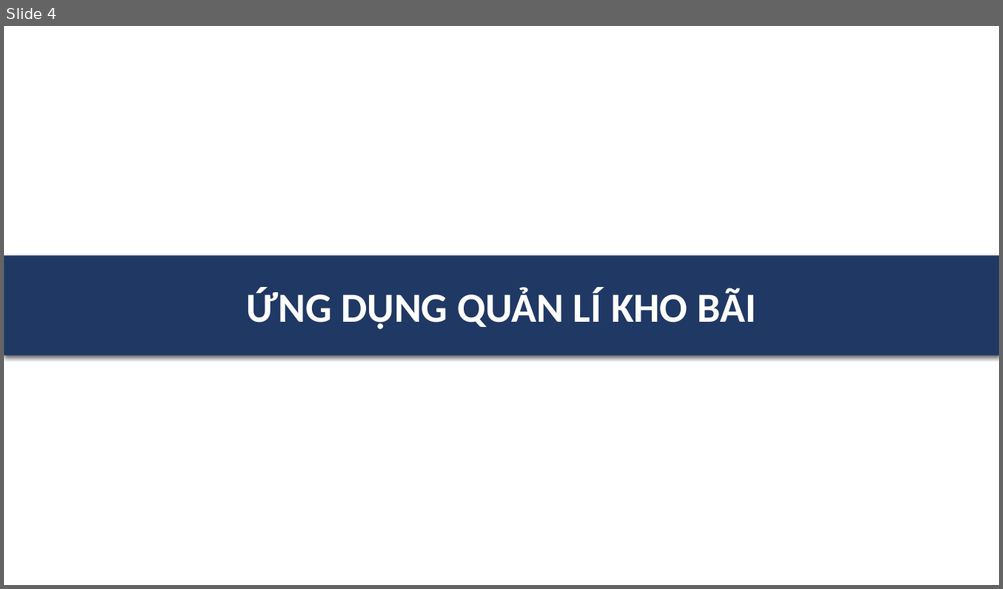
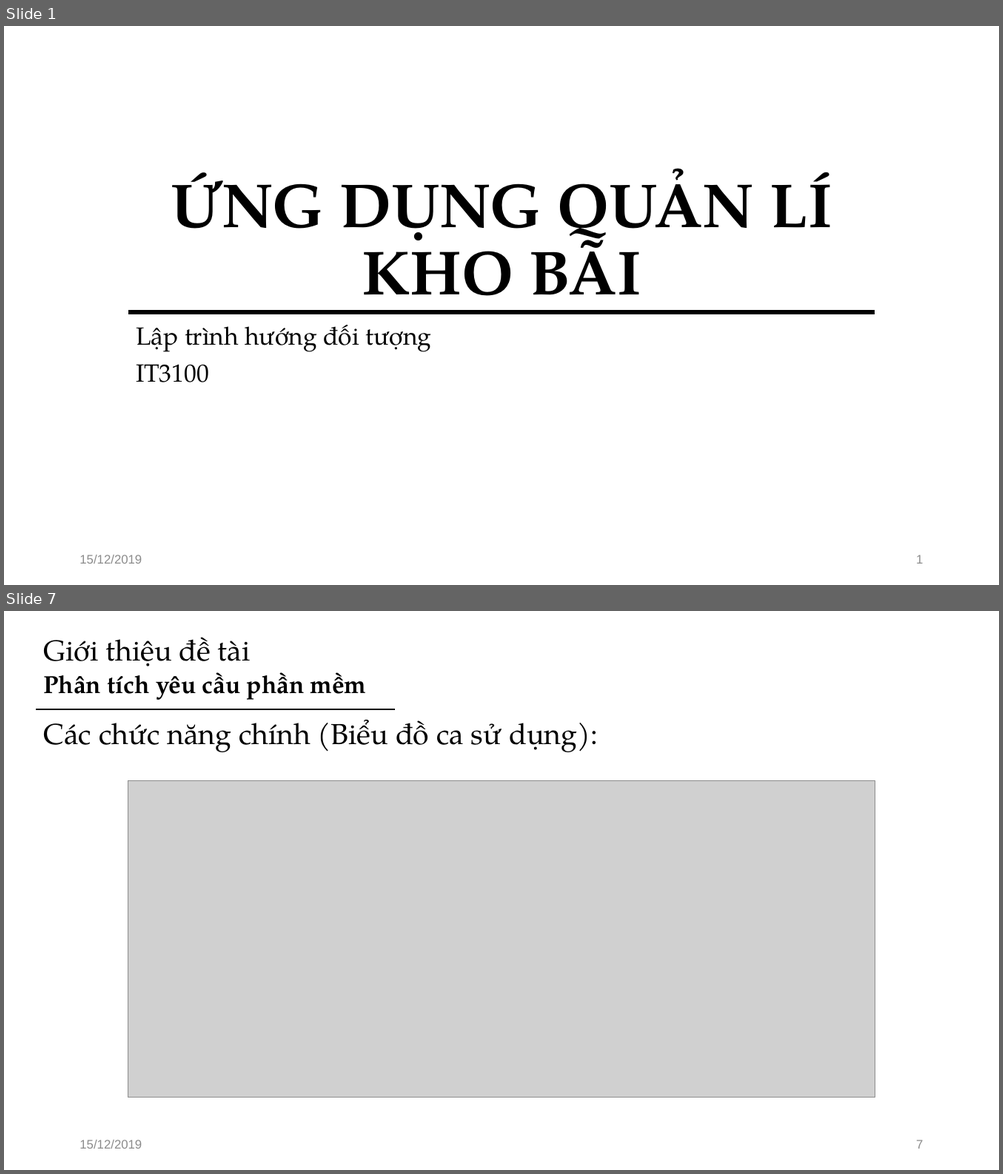
Before and after one commit to cvhoangpt/20191_OOP, a slide deck: eclipse_code/Quanlikhobai/doc/Slide BTL nhom 13.pptx. Shown one above the other, each under a label of ours: slide 4 before the commit, slides 1 and 7 after it; the slides between them are not shown. The pictures are 1003x589 and 1003x1174 pixels, drawn with LibreOffice and Linux fonts; fonts in the diff are those of the drawing; grey boxes stand for pictures. Boxes give left, top, right and bottom in pixels: in the first picture for what was removed or moved away, otherwise in the second. Text is boxed around its words. In the diff, an @@ line names an element or a change of style, - is before the commit and + after.

```diff
--- a/eclipse_code/Quanlikhobai/doc/Slide BTL nhom 13.pptx
+++ b/eclipse_code/Quanlikhobai/doc/Slide BTL nhom 13.pptx
@@ slide 7 added at [4, 611, 999, 1170], background #FFFFFF @@
@@ title added at [44, 637, 250, 667], 28 pt, text #000000 @@
+Giới thiệu đề tài
@@ text added at [44, 672, 367, 700], 23.8 pt, text #000000, bold @@
+Phân tích yêu cầu phần mềm
@@ line added from (36, 709) to (395, 709), #000000 1.5 pt @@
@@ text added at [44, 720, 597, 752], 28 pt, text #000000 @@
+Các chức năng chính (Biểu đồ ca sử dụng):
@@ picture added at [128, 781, 875, 1098] @@
@@ text added at [79, 1140, 142, 1149], 12 pt, text #8C8C8C @@
+15/12/2019
@@ page number added at [916, 1140, 922, 1149], 12 pt, text #8C8C8C @@
+7
@@ what was slide 4 is now slide 1 @@
@@ slide 1 changed as well @@
@@ title "ỨNG DỤNG QUẢN LÍ KHO ...": place and size @@
-title "ỨNG DỤNG QUẢN LÍ KHO ..." at [4, 256, 999, 356]
+title "ỨNG DỤNG QUẢN LÍ KHO ..." at [170, 168, 832, 315]
@@ title "ỨNG DỤNG QUẢN LÍ KHO ..." at [170, 168, 832, 315]: size 40 to 60 pt, font Calibri to TeX Gyre Pagella, text colour #FFFFFF to #000000; line spacing 1 to 0.9; vertical alignment middle to bottom; fill #203864 to none; shadow off @@
@@ line added from (128, 312) to (875, 312), #000000 4.5 pt @@
@@ subtitle added at [136, 325, 431, 383], 24 pt, text #000000 @@
+Lập trình hướng đối tượng
+IT3100
@@ text added at [79, 555, 142, 564], 12 pt, text #8C8C8C @@
+15/12/2019
@@ page number added at [916, 555, 922, 564], 12 pt, text #8C8C8C @@
+1
```
Also in this commit, not shown: 1 other slide changed, 8 other slides added, 3 slides removed, 1 other file.
